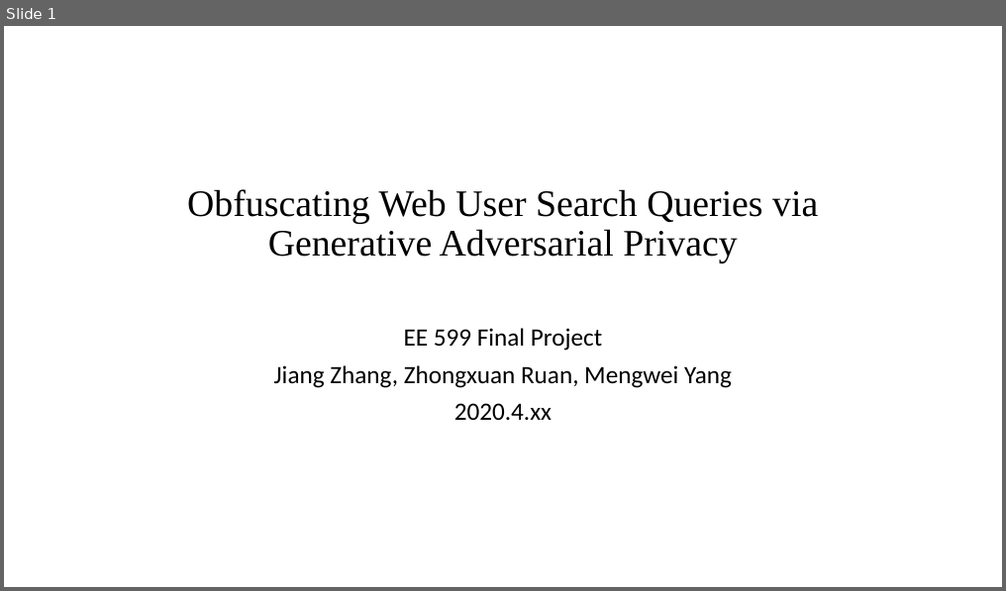
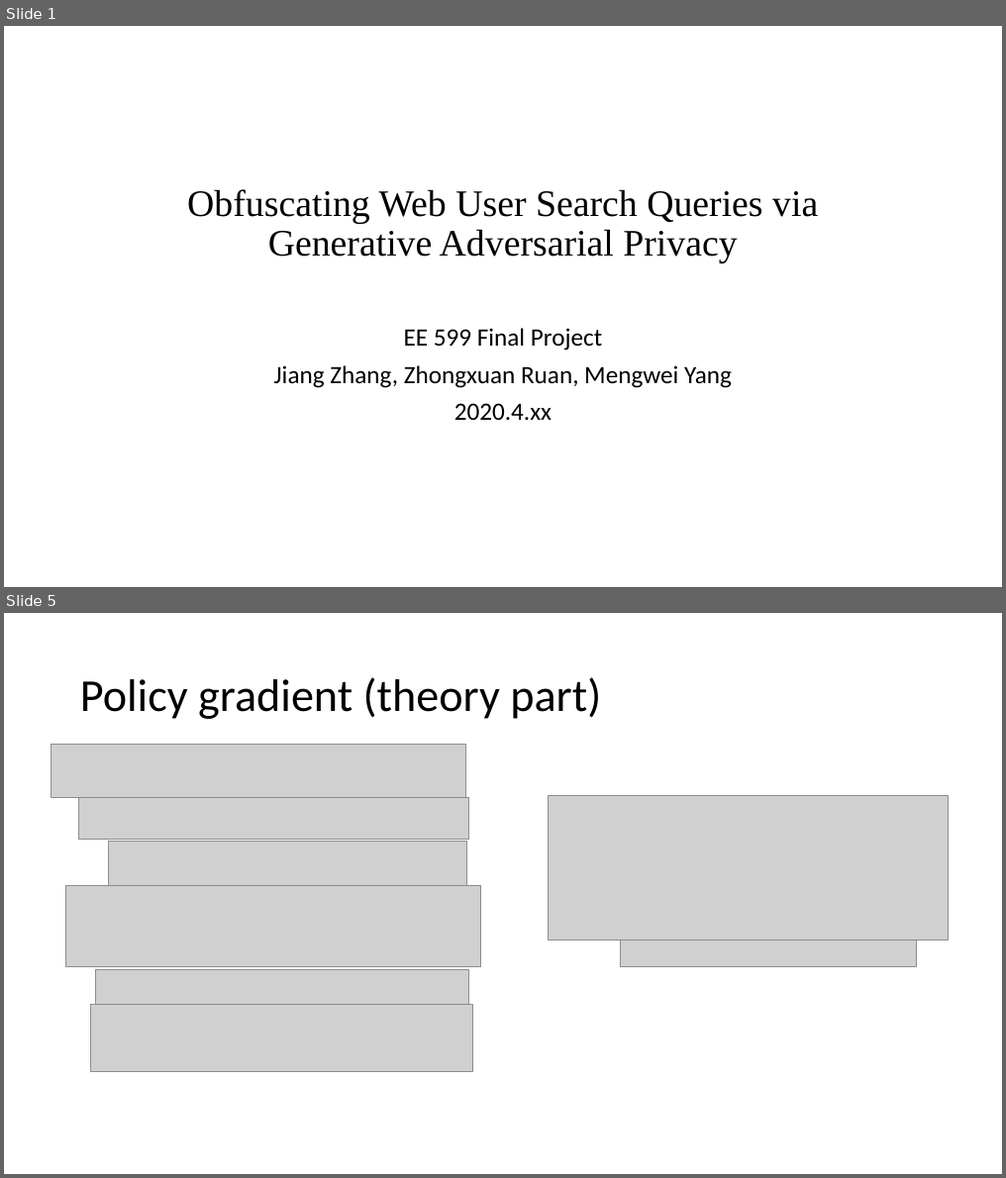
Before and after one commit to bitzj2015/EE599-Final-Project, a slide deck: doc/599-final-project.pptx. Shown one above the other, each under a label of ours: slide 1 before the commit, slides 1 and 5 after it; the slides between them are not shown. The pictures are 1006x591 and 1006x1178 pixels, drawn with LibreOffice and Linux fonts; fonts in the diff are those of the drawing; grey boxes stand for pictures. Boxes give left, top, right and bottom in pixels: in the first picture for what was removed or moved away, otherwise in the second. Text is boxed around its words. In the diff, an @@ line names an element or a change of style, - is before the commit and + after.

```diff
--- a/doc/599-final-project.pptx
+++ b/doc/599-final-project.pptx
@@ slide 5 added at <box>4,613,1002,1174</box>, background #FFFFFF @@
@@ title added at <box>80,677,601,719</box>, 44 pt, text #000000 @@
+Policy gradient (theory part)
@@ picture added at <box>52,745,466,798</box> @@
@@ picture added at <box>79,798,468,839</box> @@
@@ picture added at <box>548,796,948,940</box> @@
@@ picture added at <box>109,841,467,885</box> @@
@@ picture added at <box>65,885,481,967</box> @@
@@ picture added at <box>621,931,918,967</box> @@
@@ picture added at <box>95,970,469,1011</box> @@
@@ picture added at <box>91,1004,472,1072</box> @@
```
Also in this commit, not shown: 3 slides changed, 2 other slides added, 1 slide removed, 4 other files.
